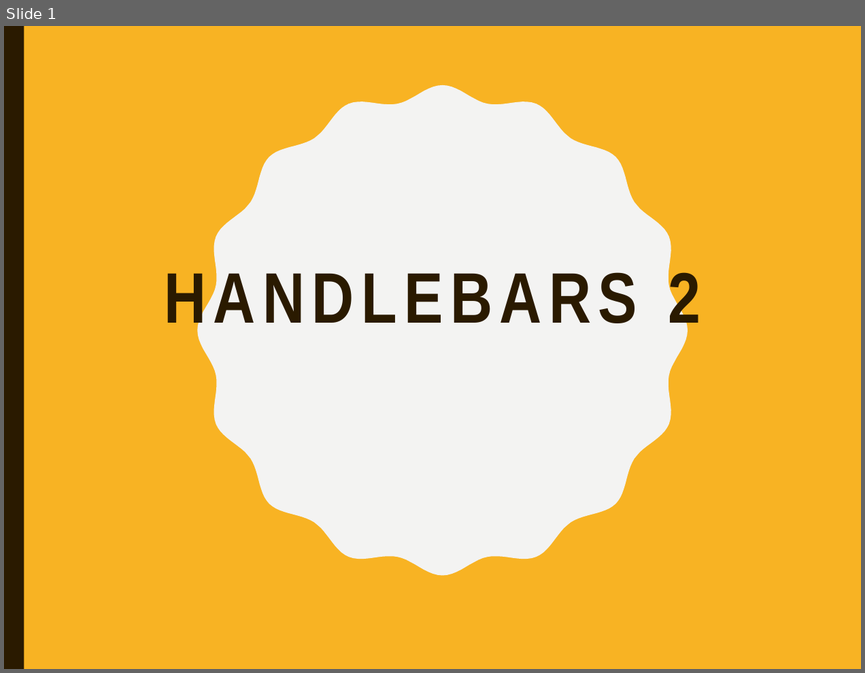
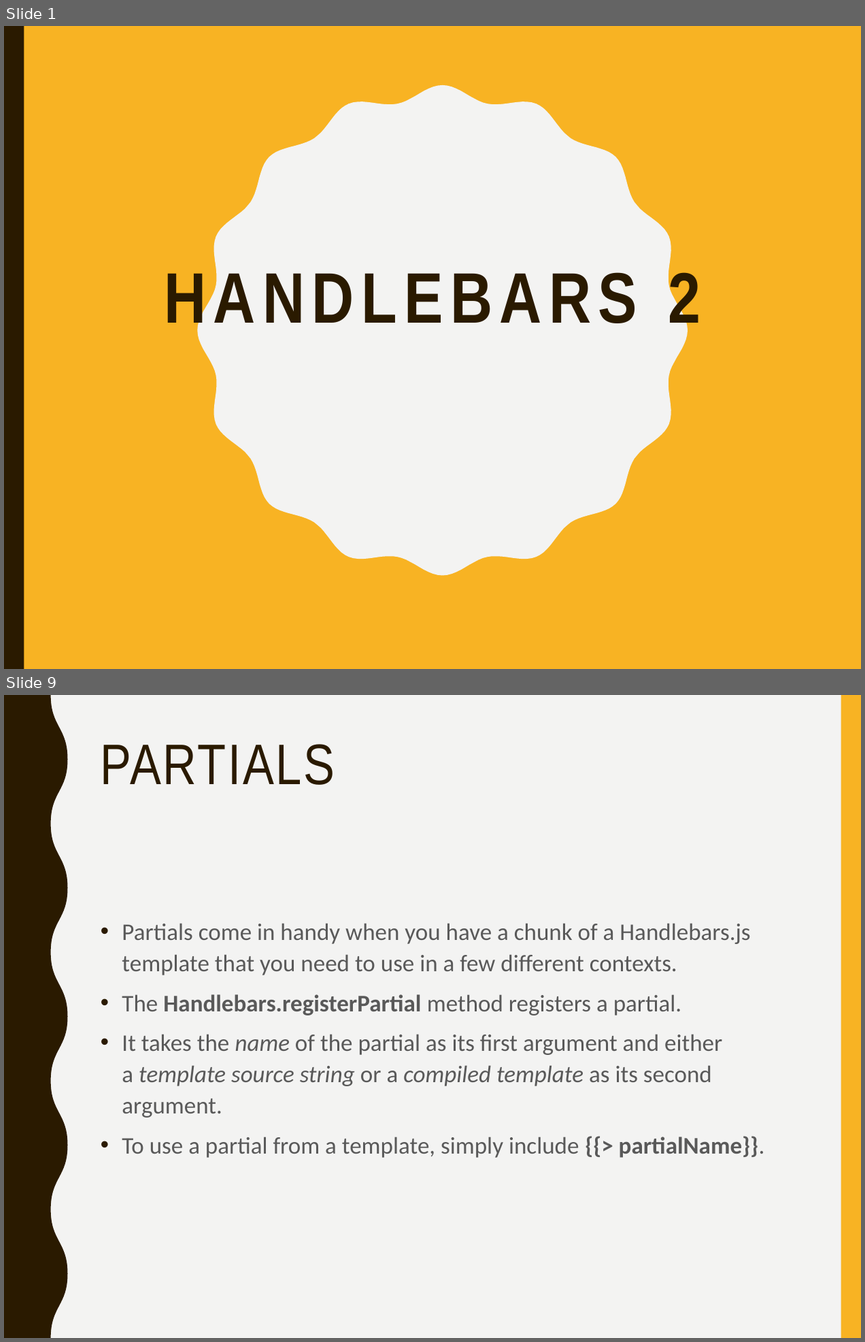
Before and after one commit to mlyngweb1/Website-Development-2-src, a slide deck: topic-10-Handlebars-2/talk-1/talk-1.pptx. Shown one above the other, each under a label of ours: slide 1 before the commit, slides 1 and 9 after it; the slides between them are not shown. The pictures are 865x673 and 865x1342 pixels, drawn with LibreOffice and Linux fonts; fonts in the diff are those of the drawing. Boxes give left, top, right and bottom in pixels: in the first picture for what was removed or moved away, otherwise in the second. Text is boxed around its words. In the diff, an @@ line names an element or a change of style, - is before the commit and + after.

Commit message:
Handlebars 2

```diff
--- a/topic-10-Handlebars-2/talk-1/talk-1.pptx
+++ b/topic-10-Handlebars-2/talk-1/talk-1.pptx
@@ slide 9 added at (4, 695, 861, 1338), background #F3F3F2 @@
@@ freeform shape added at (4, 695, 67, 1338), fill #2A1A00 @@
@@ rectangle added at (841, 695, 861, 1338), fill #F8B323 @@
@@ title added at (101, 744, 335, 785), 48 pt, text #2A1A00 @@
+PARTIALS
@@ text added at (122, 923, 765, 1157), 20 pt, text #595959 @@
+• Partials come in handy when you have a chunk of a Handlebars.js template that you need to use in a few different contexts.
+• The Handlebars.registerPartial method registers a partial.
+• It takes the name of the partial as its first argument and either a template source string or a compiled template as its second argument.
+• To use a partial from a template, simply include {{> partialName}}.
```
Also in this commit, not shown: 15 other slides added, 52 other files.
